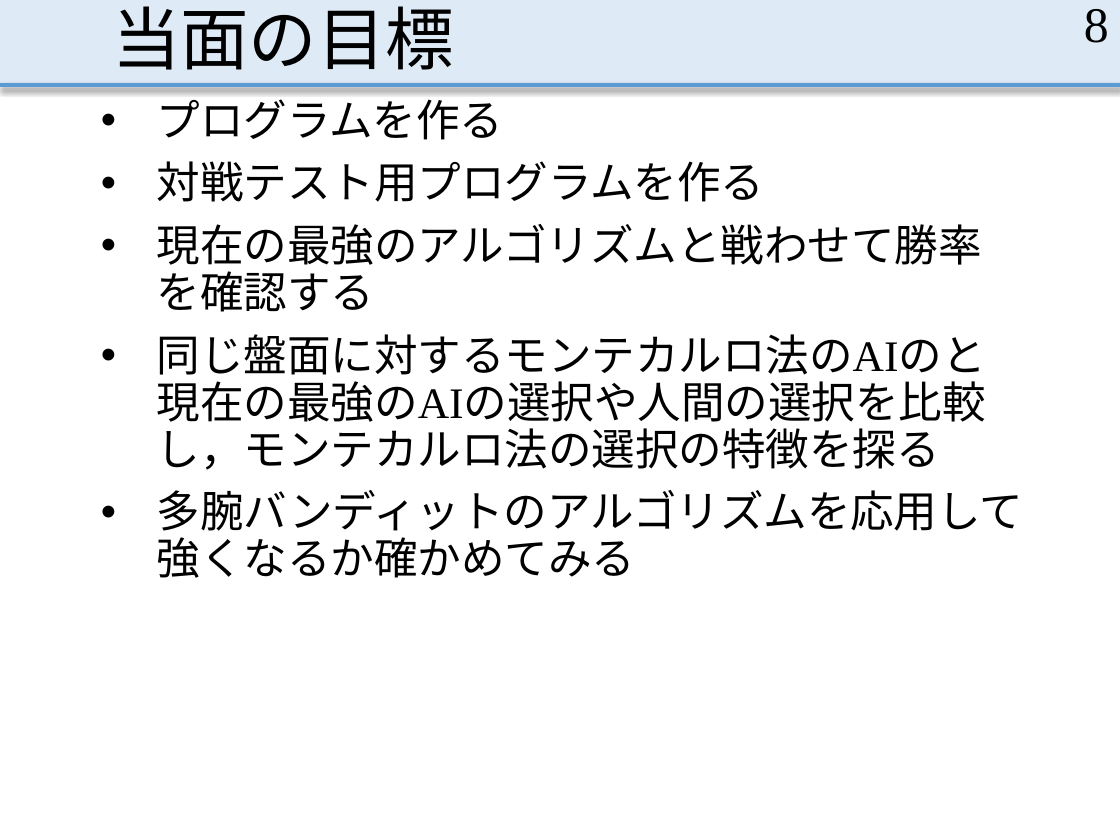
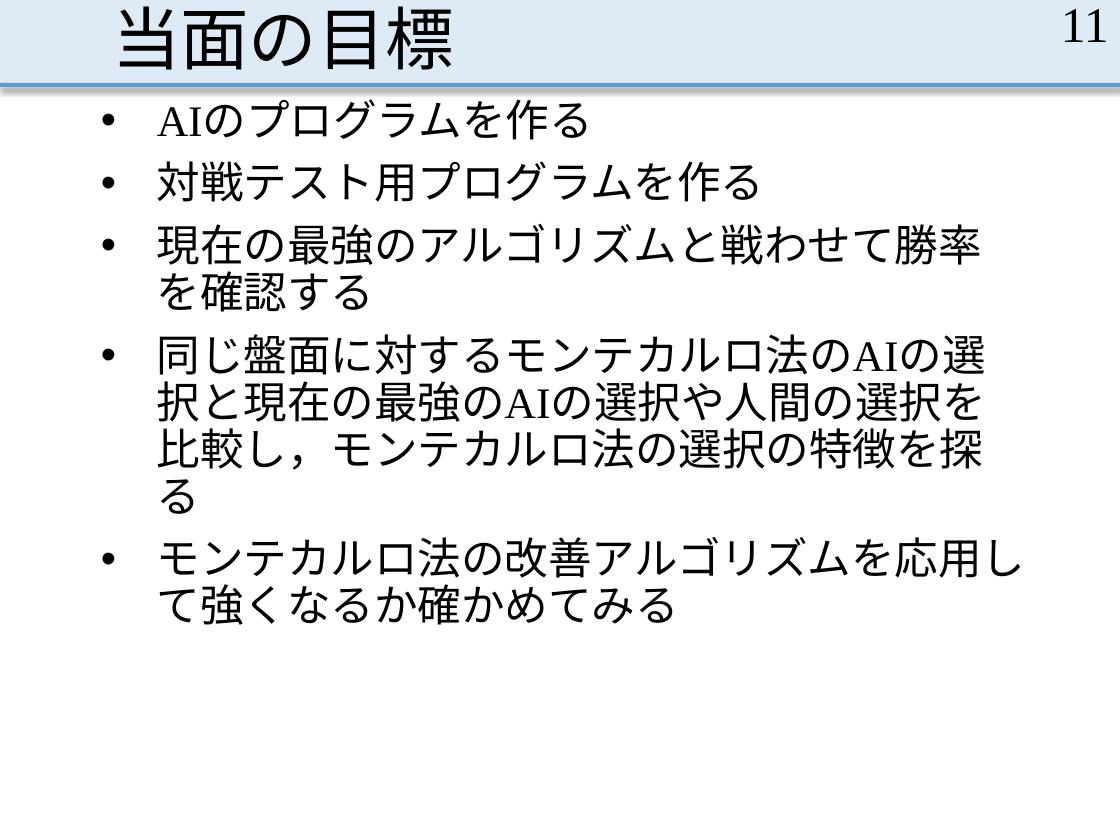
Before and after one commit to MasayaOda/SR, a slide deck: slide 11 of 中間発表.pptx (slide 8 before the commit). Drawn at 1120x840 pixels with LibreOffice and Linux fonts; fonts in the diff are those of the drawing. Boxes give left, top, right and bottom in pixels: in the first picture for what was removed or moved away, otherwise in the second. Text is boxed around its words. In the diff, an @@ line names an element or a change of style, - is before the commit and + after.

Commit message:
先輩方に確認していただいた

```diff
--- a/中間発表.pptx
+++ b/中間発表.pptx
@@ page number at (x1=1061, y1=9, x2=1109, y2=42): text changed @@
-8
+11
@@ text at (x1=157, y1=101, x2=593, y2=140): text changed @@
-• プログラムを作る
+• AIのプログラムを作る
@@ text at (x1=157, y1=334, x2=1026, y2=625): text changed @@
-• 同じ盤面に対するモンテカルロ法のAIのと現在の最強のAIの選択や人間の選択を比較し，モンテカルロ法の選択の特徴を探る
-• 多腕バンディットのアルゴリズムを応用して強くなるか確かめてみる
+• 同じ盤面に対するモンテカルロ法のAIの選択と現在の最強のAIの選択や人間の選択を比較し，モンテカルロ法の選択の特徴を探る
+• モンテカルロ法の改善アルゴリズムを応用して強くなるか確かめてみる
```
Also in this commit, not shown: 4 other slides changed, 4 slides added, 1 slide removed, 1 other file.
